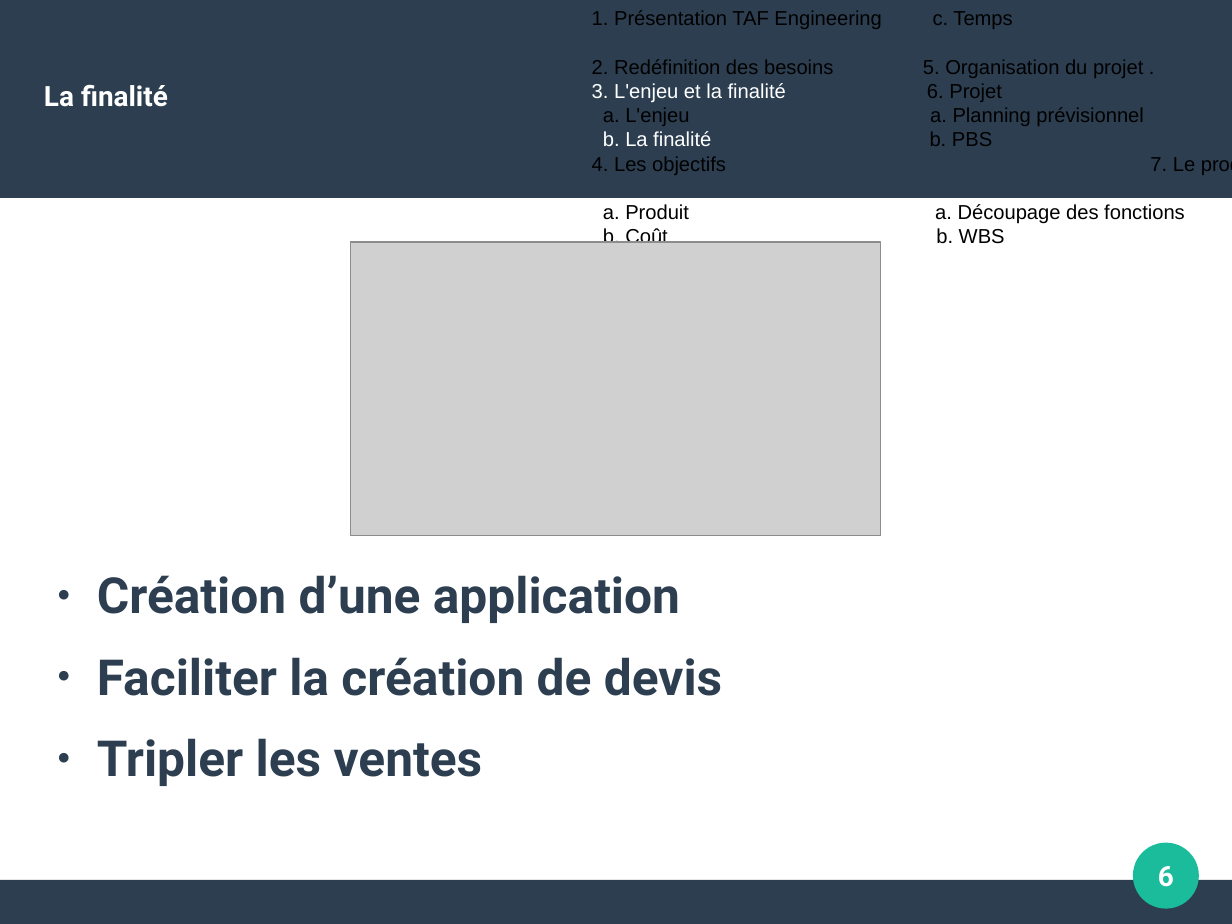
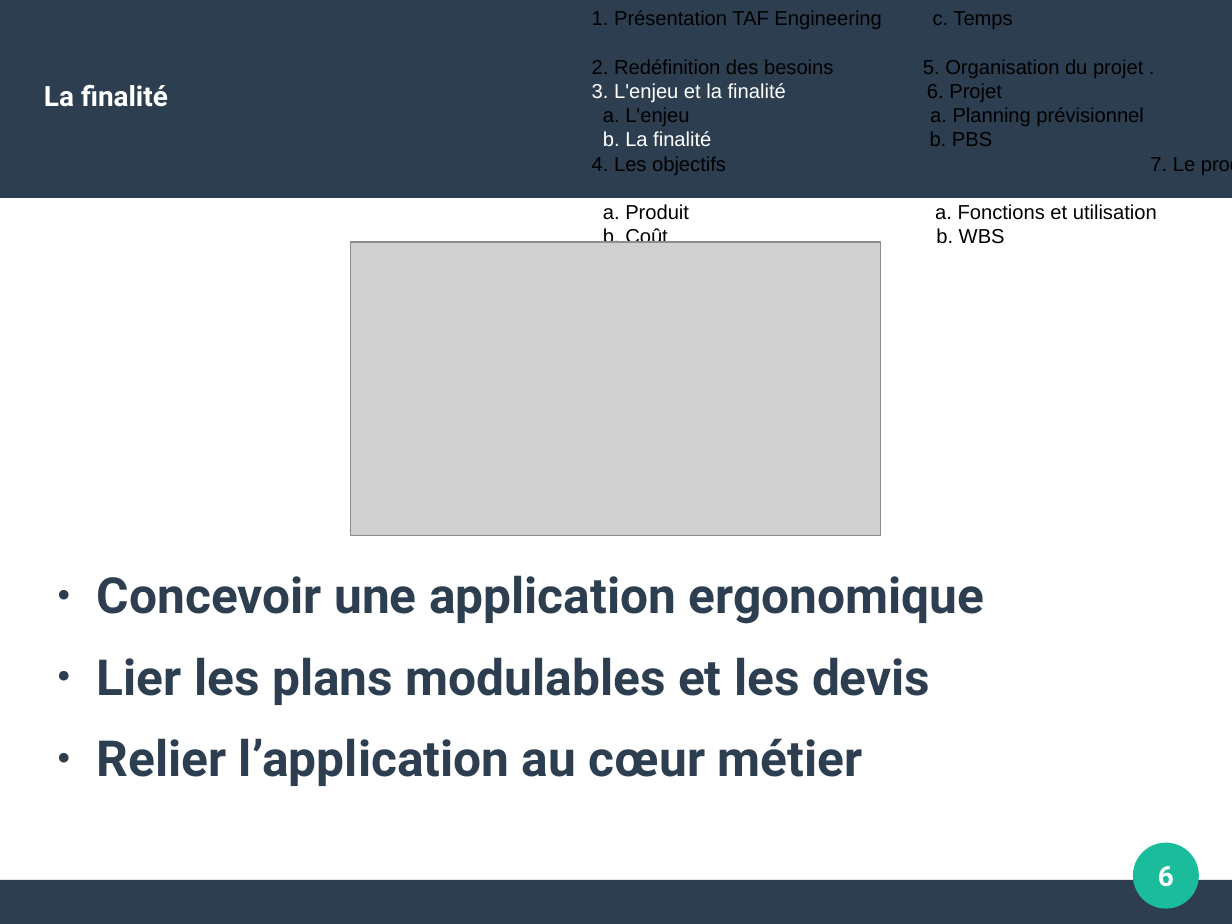
Before and after one commit to fedia-m/Madera, a slide deck: slide 6 of TAF/soutenance.odp. Drawn at 1232x924 pixels with LibreOffice and Linux fonts; fonts in the diff are those of the drawing; grey boxes stand for pictures. Boxes give left, top, right and bottom in pixels: in the first picture for what was removed or moved away, otherwise in the second. Text is boxed around its words. In the diff, an @@ line names an element or a change of style, - is before the commit and + after.

```diff
--- a/TAF/soutenance.odp
+++ b/TAF/soutenance.odp
@@ text at bbox=[603, 204, 1157, 244]: text changed @@
-a. Produit a. Découpage des fonctions b. Coût b. WBS
+a. Produit a. Fonctions et utilisation b. Coût b. WBS
@@ text at bbox=[97, 575, 985, 786]: text changed @@
-● Création d’une application
-● Faciliter la création de devis
-● Tripler les ventes
+● Concevoir une application ergonomique
+● Lier les plans modulables et les devis
+● Relier l’application au cœur métier
```
Also in this commit, not shown: 15 other slides changed, 3 slides added.
